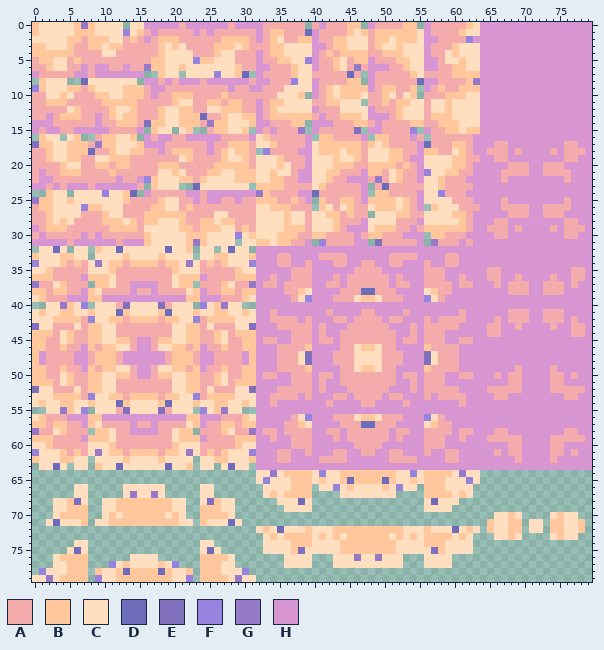
Pixel-art file, stored at graphics/source/tilesets/rocks.aseprite. That is the earlier state.
80x80 pixels, 1 frame.
Palette (. is transparent): A #f3abab  B #ffc79b  C #ffdfc0  D #6c6cba  E #8070be  F #9583dd  G #967ac9  H #d796d2
The same view after the edit:
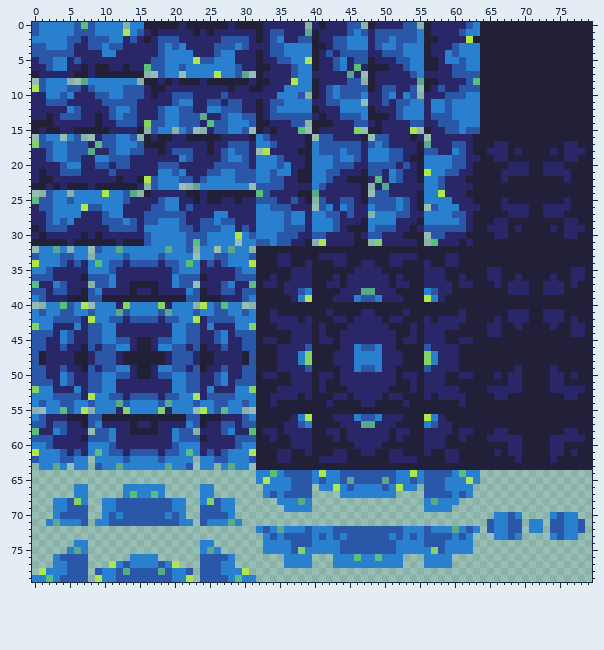
The edit:
layer "Midnight" now shown
@@ palette @@
-A #f3abab
+A #292767
-B #ffc79b
+B #2b57a9
-C #ffdfc0
+C #2880cf
-D #6c6cba
+D #5aa98c
-E #8070be
+E #83d464
-F #9583dd
+F #aee64d
-G #967ac9
+G #57be7c
-H #d796d2
+H #222039
